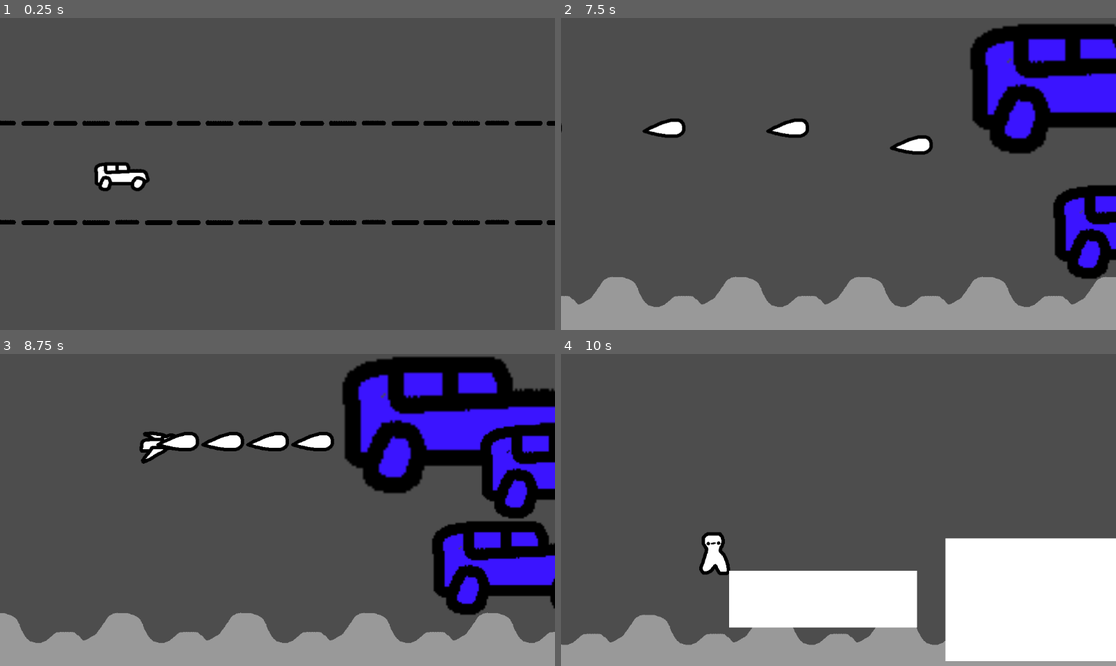
Above: before the commit, frames 1-4 (two rows, left to right).
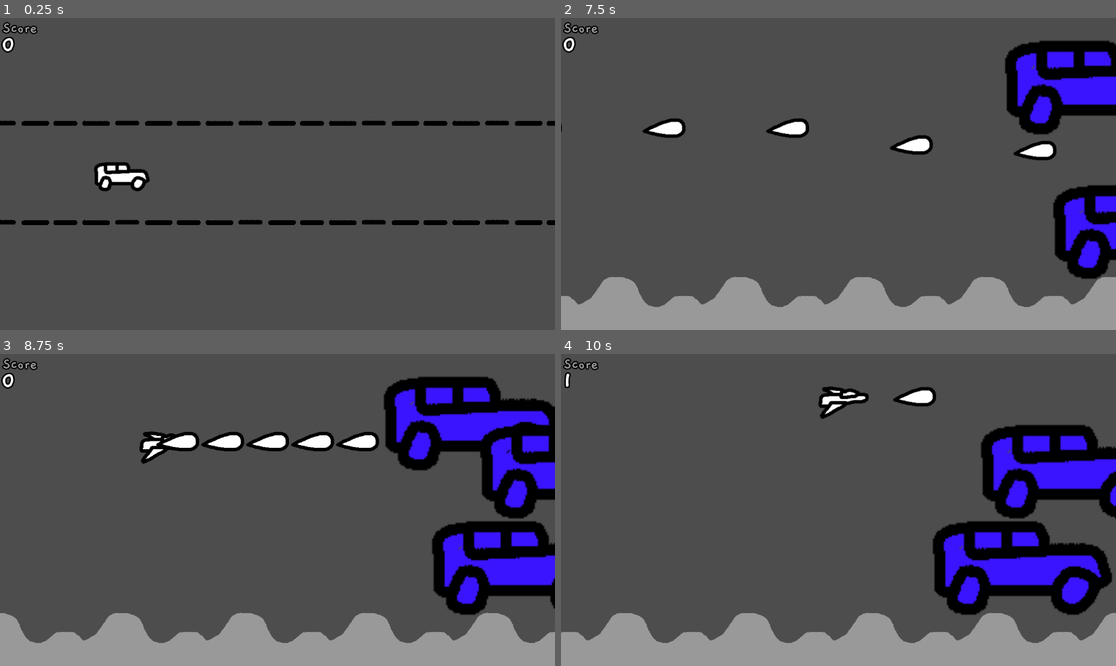
Above: after the commit, the same moments.

Repository: aznoqmous/a11y
Game: Godot game, scene res://scenes/racing_game/racing_scene.tscn
The game is run twice, just before and just after one commit, with the same random seed, the same clock (stepped at 60 frames per second) and the same inputs.
Inputs (mouse positions are in pixels of both pictures, inside the frame that each line leads up to):
- Up to frame 1 (0.25 s): no input
- Up to frame 2 (7.5 s): move the mouse to (960, 158) at 0.52 s; press the mouse at (960, 158) at 0.53 s; hold D (Right) 0.53-2.03 s; tap W (Up) at 0.77, 1.52, 3.02, 3.77, 4.52, 6.02, 6.77 s; move the mouse to (727, 189) at 1.27 s; release the mouse at (727, 189) at 1.28 s; tap Space (Space) every 1.5 s from 1.35 to 7.35 s; move the mouse to (894, 105) at 2.02 s; press the mouse at (894, 105) at 2.03 s; hold A (Left) 2.03-2.78 s; move the mouse to (810, 236) at 2.77 s; release the mouse at (810, 236) at 2.78 s; hold D (Right) 2.78-4.28 s; move the mouse to (1005, 220) at 3.52 s; press the mouse at (1005, 220) at 3.53 s; move the mouse to (672, 127) at 4.27 s; release the mouse at (672, 127) at 4.28 s; hold A (Left) 4.28-5.03 s; move the mouse to (866, 174) at 5.02 s; press the mouse at (866, 174) at 5.03 s; hold D (Right) 5.03-5.78 s; move the mouse to (755, 96) at 5.77 s; release the mouse at (755, 96) at 5.78 s; hold A (Left) 5.78-7.28 s; move the mouse to (960, 158) at 6.52 s; press the mouse at (960, 158) at 6.53 s; move the mouse to (727, 189) at 7.27 s; release the mouse at (727, 189) at 7.28 s; hold D (Right) from 7.28 s (still down)
- Up to frame 3 (8.75 s): keep holding D (Right); tap W (Up) at 7.52 s; move the mouse to (333, 441) at 8.02 s; press the mouse at (333, 441) at 8.03 s
- Up to frame 4 (10 s): move the mouse to (810, 572) at 8.77 s; release the mouse at (810, 572) at 8.78 s; tap Space (Space) at 8.85 s; tap W (Up) at 9.02, 9.77 s; move the mouse to (1005, 556) at 9.52 s; release D (Right) at 9.53 s; press the mouse at (1005, 556) at 9.53 s; hold A (Left) from 9.53 s (still down)

The runs differ from the first frame. In frame 1, 0.2% of the frame differs, in the area x 0-7%, y 1-12%; in frame 2, 7.5%; in frame 3, 9.0%; in frame 4, 29%, in the area x 0-100%, y 1-99%.

Commit message:
re foes + added score overlay

Diff:
--- a/scenes/platformer_game/platformer_scene.tscn
+++ b/scenes/platformer_game/platformer_scene.tscn
@@ -2,6 +2,7 @@
 
 [ext_resource type="Script" uid="uid://d3oractas32rd" path="res://scripts/platformer_game/platformer_scene.gd" id="1_2dopb"]
 [ext_resource type="Texture2D" uid="uid://biuxetsnl0dh6" path="res://sprites/shmup_game/shmup-parallax-1.png" id="2_j34ms"]
+[ext_resource type="PackedScene" uid="uid://cw1v57xa6f8fi" path="res://scenes/overlay_control.tscn" id="2_lbo0a"]
 [ext_resource type="Script" uid="uid://dm1r442wt8ydm" path="res://scripts/platformer_game/platformer_player.gd" id="3_j34ms"]
 [ext_resource type="Texture2D" uid="uid://c72dhxt20s1je" path="res://sprites/platformer_game/platformer-player.png" id="4_j34ms"]
 [ext_resource type="Script" uid="uid://bt3mwlrpnfcfa" path="res://scripts/platformer_game/platform.gd" id="5_ffo1l"]
@@ -32,6 +33,8 @@
 
 [node name="PlatformerScene" type="Node2D" unique_id=1701240198]
 script = ExtResource("1_2dopb")
+
+[node name="OverlayControl" parent="." unique_id=863188350 instance=ExtResource("2_lbo0a")]
 
 [node name="Camera2D" type="Camera2D" parent="." unique_id=78951313]
 position = Vector2(261, 322)
--- a/scenes/racing_game/foe_car.tscn
+++ b/scenes/racing_game/foe_car.tscn
@@ -12,9 +12,6 @@
 script = ExtResource("1_1wrwt")
 speed = Vector2(-200, 0)
 
-[node name="Sprite2D" type="Sprite2D" parent="." unique_id=510771067]
-texture = ExtResource("2_gm8fw")
-
 [node name="CollisionShape2D" type="CollisionShape2D" parent="." unique_id=2004015991]
 shape = SubResource("RectangleShape2D_1wrwt")
 
@@ -25,3 +22,8 @@
 [node name="ScoreStar2" parent="." unique_id=2132658997 instance=ExtResource("3_gm8fw")]
 position = Vector2(222, 0)
 scale = Vector2(0.5, 0.5)
+
+[node name="SpriteContainer" type="Node2D" parent="." unique_id=718797202]
+
+[node name="Sprite2D" type="Sprite2D" parent="SpriteContainer" unique_id=510771067]
+texture = ExtResource("2_gm8fw")
--- a/scenes/racing_game/foe_school_bus.tscn
+++ b/scenes/racing_game/foe_school_bus.tscn
@@ -11,11 +11,6 @@
 collision_layer = 2
 script = ExtResource("1_vc7ey")
 speed = Vector2(-170, 0)
-
-[node name="Sprite2D" type="Sprite2D" parent="." unique_id=510771067]
-modulate = Color(1, 1, 0, 1)
-scale = Vector2(1.9609375, 1.9609375)
-texture = ExtResource("2_nn756")
 
 [node name="CollisionShape2D" type="CollisionShape2D" parent="." unique_id=2004015991]
 shape = SubResource("RectangleShape2D_vc7ey")
@@ -35,3 +30,10 @@
 [node name="ScoreStar4" parent="." unique_id=189980769 instance=ExtResource("3_nn756")]
 position = Vector2(466, 0)
 scale = Vector2(0.5, 0.5)
+
+[node name="SpriteContainer" type="Node2D" parent="." unique_id=1424817762]
+
+[node name="Sprite2D" type="Sprite2D" parent="SpriteContainer" unique_id=510771067]
+modulate = Color(1, 1, 0, 1)
+scale = Vector2(1.9609375, 1.9609375)
+texture = ExtResource("2_nn756")
--- a/scenes/racing_game/foe_scooter.tscn
+++ b/scenes/racing_game/foe_scooter.tscn
@@ -12,12 +12,6 @@
 script = ExtResource("1_2hx22")
 speed = Vector2(-300, 0)
 
-[node name="Sprite2D" type="Sprite2D" parent="." unique_id=510771067]
-modulate = Color(1, 0.13333334, 1, 1)
-position = Vector2(3.8146973e-06, -3.8146973e-06)
-scale = Vector2(0.4765625, 0.4765625)
-texture = ExtResource("2_w6yt6")
-
 [node name="CollisionShape2D" type="CollisionShape2D" parent="." unique_id=2004015991]
 position = Vector2(-1, -2)
 shape = SubResource("RectangleShape2D_2hx22")
@@ -25,3 +19,11 @@
 [node name="ScoreStar" parent="." unique_id=560807434 instance=ExtResource("3_w6yt6")]
 position = Vector2(132, 0)
 scale = Vector2(0.5, 0.5)
+
+[node name="SpriteContainer" type="Node2D" parent="." unique_id=1661702322]
+
+[node name="Sprite2D" type="Sprite2D" parent="SpriteContainer" unique_id=510771067]
+modulate = Color(1, 0.13333334, 1, 1)
+position = Vector2(3.8146973e-06, -3.8146973e-06)
+scale = Vector2(0.4765625, 0.4765625)
+texture = ExtResource("2_w6yt6")
--- a/scenes/racing_game/racing_scene.tscn
+++ b/scenes/racing_game/racing_scene.tscn
@@ -2,6 +2,7 @@
 
 [ext_resource type="Script" uid="uid://cj8ddmd74xbjq" path="res://scripts/racing_game/racing_scene.gd" id="1_ovyp3"]
 [ext_resource type="Texture2D" uid="uid://diaek3qgoodhs" path="res://sprites/racing_game/racing-road-stripes.png" id="2_26ryi"]
+[ext_resource type="PackedScene" uid="uid://cw1v57xa6f8fi" path="res://scenes/overlay_control.tscn" id="2_cyw1b"]
 [ext_resource type="Script" uid="uid://b71prlu1upady" path="res://scripts/racing_game/racing_player.gd" id="3_p06tx"]
 [ext_resource type="Texture2D" uid="uid://dpn431obxhw3n" path="res://sprites/racing_game/racing-car.png" id="4_6p6p5"]
 [ext_resource type="Script" uid="uid://bu574b8suxowr" path="res://scripts/spawner.gd" id="6_pbor5"]
@@ -17,6 +18,8 @@
 y_sort_enabled = true
 script = ExtResource("1_ovyp3")
 lanes = [NodePath("Lanes/Lane1"), NodePath("Lanes/Lane2"), NodePath("Lanes/Lane3")]
+
+[node name="OverlayControl" parent="." unique_id=863188350 instance=ExtResource("2_cyw1b")]
 
 [node name="Decor" type="Node2D" parent="." unique_id=1000481696]
 position = Vector2(627, 211)
--- a/scenes/shmup_game/foe_asteroid.tscn
+++ b/scenes/shmup_game/foe_asteroid.tscn
@@ -16,10 +16,12 @@
 bullet_speed = 300.0
 fire_cooldown = 0.0
 
-[node name="Sprite2D" type="Sprite2D" parent="." unique_id=510771067]
+[node name="CollisionShape2D" type="CollisionShape2D" parent="." unique_id=2004015991]
+shape = SubResource("CircleShape2D_tuqxm")
+
+[node name="SpriteContainer" type="Node2D" parent="." unique_id=521231078]
+
+[node name="Sprite2D" type="Sprite2D" parent="SpriteContainer" unique_id=510771067]
 modulate = Color(0.23137255, 0.078431375, 1, 1)
 scale = Vector2(3.23, 3.23)
 texture = ExtResource("3_wmmmj")
-
-[node name="CollisionShape2D" type="CollisionShape2D" parent="." unique_id=2004015991]
-shape = SubResource("CircleShape2D_tuqxm")
--- a/scenes/shmup_game/foe_bullet.tscn
+++ b/scenes/shmup_game/foe_bullet.tscn
@@ -10,8 +10,10 @@
 collision_layer = 2
 script = ExtResource("1_5v6uw")
 
-[node name="Sprite2D" type="Sprite2D" parent="." unique_id=1393532717]
-texture = ExtResource("2_vlt0r")
-
 [node name="CollisionShape2D" type="CollisionShape2D" parent="." unique_id=1108139952]
 shape = SubResource("CircleShape2D_gcbj8")
+
+[node name="SpriteContainer" type="Node2D" parent="." unique_id=1738726555]
+
+[node name="Sprite2D" type="Sprite2D" parent="SpriteContainer" unique_id=1393532717]
+texture = ExtResource("2_vlt0r")
--- a/scenes/shmup_game/foe_vessel.tscn
+++ b/scenes/shmup_game/foe_vessel.tscn
@@ -16,8 +16,10 @@
 bullet_speed = 300.0
 fire_cooldown = 3.0
 
-[node name="Sprite2D" type="Sprite2D" parent="." unique_id=510771067]
-texture = ExtResource("2_eq0s1")
-
 [node name="CollisionShape2D" type="CollisionShape2D" parent="." unique_id=2004015991]
 shape = SubResource("CircleShape2D_tuqxm")
+
+[node name="SpriteContainer" type="Node2D" parent="." unique_id=610034430]
+
+[node name="Sprite2D" type="Sprite2D" parent="SpriteContainer" unique_id=510771067]
+texture = ExtResource("2_eq0s1")
--- a/scenes/shmup_game/shmup_scene.tscn
+++ b/scenes/shmup_game/shmup_scene.tscn
@@ -4,6 +4,7 @@
 [ext_resource type="Script" uid="uid://b6aoctpc5swc" path="res://scripts/shmup_game/shmup_scene.gd" id="1_gcbj8"]
 [ext_resource type="PackedScene" uid="uid://cq7cbt6vryk2x" path="res://scenes/score_star.tscn" id="2_hd3y3"]
 [ext_resource type="Texture2D" uid="uid://crlum0dhf807y" path="res://sprites/shmup_game/shmup-player.png" id="3_b5ph2"]
+[ext_resource type="PackedScene" uid="uid://cw1v57xa6f8fi" path="res://scenes/overlay_control.tscn" id="3_fm4q6"]
 [ext_resource type="Script" uid="uid://dhhtmm6flx55i" path="res://scripts/shmup_game/shmup_player.gd" id="3_gcbj8"]
 [ext_resource type="Script" uid="uid://bu574b8suxowr" path="res://scripts/spawner.gd" id="4_hd3y3"]
 [ext_resource type="Script" uid="uid://bjubkomc0m1mv" path="res://scripts/spawned_resource.gd" id="5_f4yiw"]
@@ -17,6 +18,8 @@
 [node name="ShmupScene" type="Node2D" unique_id=2144564765]
 script = ExtResource("1_gcbj8")
 star_score_scene = ExtResource("2_hd3y3")
+
+[node name="OverlayControl" parent="." unique_id=863188350 instance=ExtResource("3_fm4q6")]
 
 [node name="Decor" type="Node2D" parent="." unique_id=1566733529]
 position = Vector2(627, 211)
--- a/scripts/foe.gd
+++ b/scripts/foe.gd
@@ -9,6 +9,8 @@
 @export var fire_cooldown := 1.0
 var fire_time = 0.0
 
+@onready var sprite_container: Node2D = $SpriteContainer
+
 var is_alive : bool :
 	get: return current_health > 0
 
@@ -19,7 +21,7 @@
 
 func _process(delta: float) -> void:
 	position += delta * speed
-	scale = lerp(scale, Vector2.ONE, delta * 5.0)
+	sprite_container.scale = lerp(scale, Vector2.ONE, delta * 5.0)
 
 	fire_time -= delta
 	if bullet_scene and fire_cooldown and fire_time < 0:
@@ -30,7 +32,7 @@
 	if not is_alive: return
 	current_health -= value
 	if not is_alive: die()
-	scale = Vector2.ONE * 1.5
+	sprite_container.scale = Vector2.ONE * 1.5
 
 func fire():
 	var bullet := bullet_scene.instantiate() as FoeBullet
Not shown: 1 places in scenes/racing_game/racing_scene.tscn that only renumber resources
